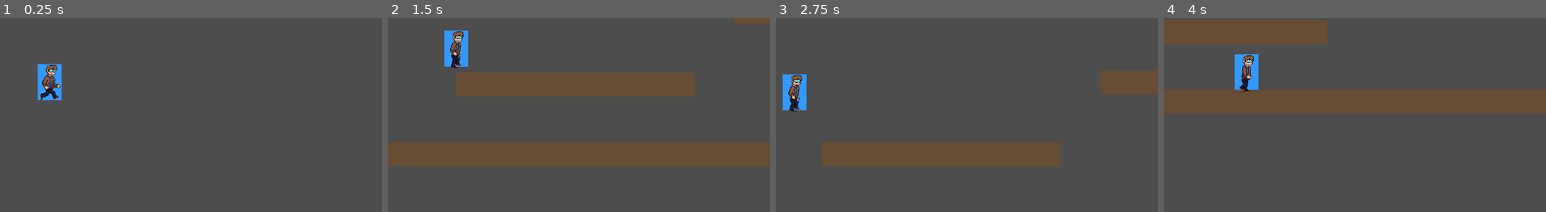
Above: before the commit, frames 1-4 (left to right).
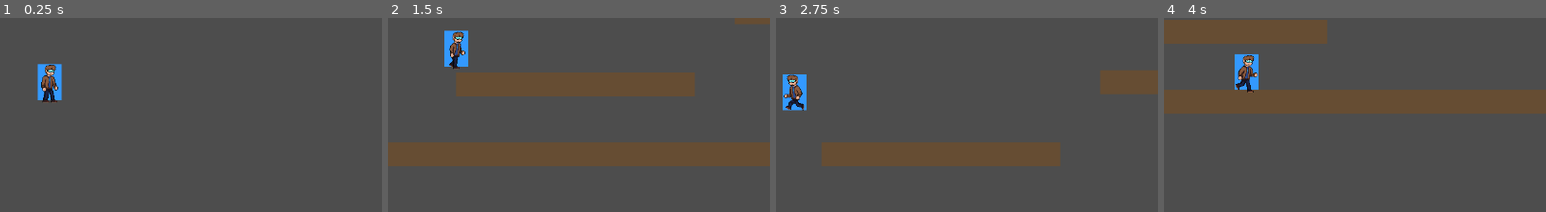
Above: after the commit, the same moments.

Repository: ShadowKnight-13/Platformer-Game
Game: Godot game, scene res://Main.tscn
Same seed, same stepped clock (60 frames per second), same inputs: the game is played once before the commit and once after it.
Inputs:
- Up to frame 1 (0.25 s): no input
- Up to frame 2 (1.5 s): hold D (move_right) from 0.53 s (still down); tap Space (jump) at 0.6, 0.77, 1.07, 1.35 s
- Up to frame 3 (2.75 s): tap Space (jump) at 1.52, 1.82, 2.1 s; release D (move_right) at 2.03 s; hold A (move_left) from 2.03 s (still down)
- Up to frame 4 (4 s): release A (move_left) at 2.78 s; hold D (move_right) from 2.78 s (still down); tap Space (jump) at 2.85, 3.02, 3.32, 3.6, 3.77 s
The pictures show only the part of the screen within x 44-94%, y 31-81%; the shares and areas given below are measured in that part.

The runs differ from the first frame. In frame 1, 0.5% of the frame differs, in the area x 10-16%, y 24-44%; in frame 2, 0.3%; in frame 3, 0.6%, in the area x 2-8%, y 29-49%; in frame 4, 0.4%.

Commit message:
Player animations
simple run and jump animations

Diff:
--- a/Player.gd
+++ b/Player.gd
@@ -27,13 +27,19 @@
 	# Handle jump.
 	if Input.is_action_just_pressed("jump") and is_on_floor():
 		velocity.y = JUMP_VELOCITY
-
+		$AnimationPlayer.play("Jump")
+	#Sprite flip check
+	if velocity.x < 0:
+		$Sprite2D.flip_h = true
+	elif velocity.x > 0:
+		$Sprite2D.flip_h = false
 	# Get the input direction and handle the movement/deceleration.
 	var direction = Input.get_axis("move_left", "move_right")
-	$AnimationPlayer.play("Run")
 	if direction:
+		$AnimationPlayer.play("Run")
 		velocity.x = direction * SPEED
 	else:
+		$AnimationPlayer.play("Idle")
 		velocity.x = move_toward(velocity.x, 0, SPEED)
 
 	move_and_slide()
--- a/Player.tscn
+++ b/Player.tscn
@@ -1,10 +1,42 @@
-[gd_scene load_steps=7 format=3 uid="uid://dgrq8cggm37yk"]
+[gd_scene load_steps=9 format=3 uid="uid://dgrq8cggm37yk"]
 
 [ext_resource type="Script" uid="uid://dl3hynw85ktt4" path="res://Player.gd" id="1_8y7yc"]
 [ext_resource type="Texture2D" uid="uid://fe21evhj0ubl" path="res://Assets/6. Character Animations 32p/Player/player-spritesheet.png" id="2_kpjcp"]
 
 [sub_resource type="RectangleShape2D" id="RectangleShape2D_v6p7n"]
 size = Vector2(40, 60)
+
+[sub_resource type="Animation" id="Animation_kpjcp"]
+resource_name = "Idle"
+length = 2.0
+loop_mode = 1
+tracks/0/type = "value"
+tracks/0/imported = false
+tracks/0/enabled = true
+tracks/0/path = NodePath("Sprite2D:frame")
+tracks/0/interp = 1
+tracks/0/loop_wrap = true
+tracks/0/keys = {
+"times": PackedFloat32Array(0, 1),
+"transitions": PackedFloat32Array(1, 1),
+"update": 1,
+"values": [0, 1]
+}
+
+[sub_resource type="Animation" id="Animation_e80uo"]
+length = 0.001
+tracks/0/type = "value"
+tracks/0/imported = false
+tracks/0/enabled = true
+tracks/0/path = NodePath("Sprite2D:frame")
+tracks/0/interp = 1
+tracks/0/loop_wrap = true
+tracks/0/keys = {
+"times": PackedFloat32Array(0),
+"transitions": PackedFloat32Array(1),
+"update": 1,
+"values": [2]
+}
 
 [sub_resource type="Animation" id="Animation_kne1u"]
 resource_name = "Run"
@@ -23,8 +55,9 @@
 "values": [2, 3, 4, 5, 6, 7, 8, 9, 10, 11]
 }
 
-[sub_resource type="Animation" id="Animation_e80uo"]
-length = 0.001
+[sub_resource type="Animation" id="Animation_cxr5p"]
+resource_name = "Jump"
+length = 0.5
 tracks/0/type = "value"
 tracks/0/imported = false
 tracks/0/enabled = true
@@ -35,11 +68,13 @@
 "times": PackedFloat32Array(0),
 "transitions": PackedFloat32Array(1),
 "update": 1,
-"values": [2]
+"values": [12]
 }
 
 [sub_resource type="AnimationLibrary" id="AnimationLibrary_cxr5p"]
 _data = {
+&"Idle": SubResource("Animation_kpjcp"),
+&"Jump": SubResource("Animation_cxr5p"),
 &"RESET": SubResource("Animation_e80uo"),
 &"Run": SubResource("Animation_kne1u")
 }
@@ -61,7 +96,7 @@
 [node name="Sprite2D" type="Sprite2D" parent="."]
 texture_filter = 3
 texture = ExtResource("2_kpjcp")
-hframes = 13
+hframes = 14
 frame = 2
 
 [node name="AnimationPlayer" type="AnimationPlayer" parent="."]
Binary file changed: Assets/6. Character Animations 32p/Player/player-spritesheet.png
